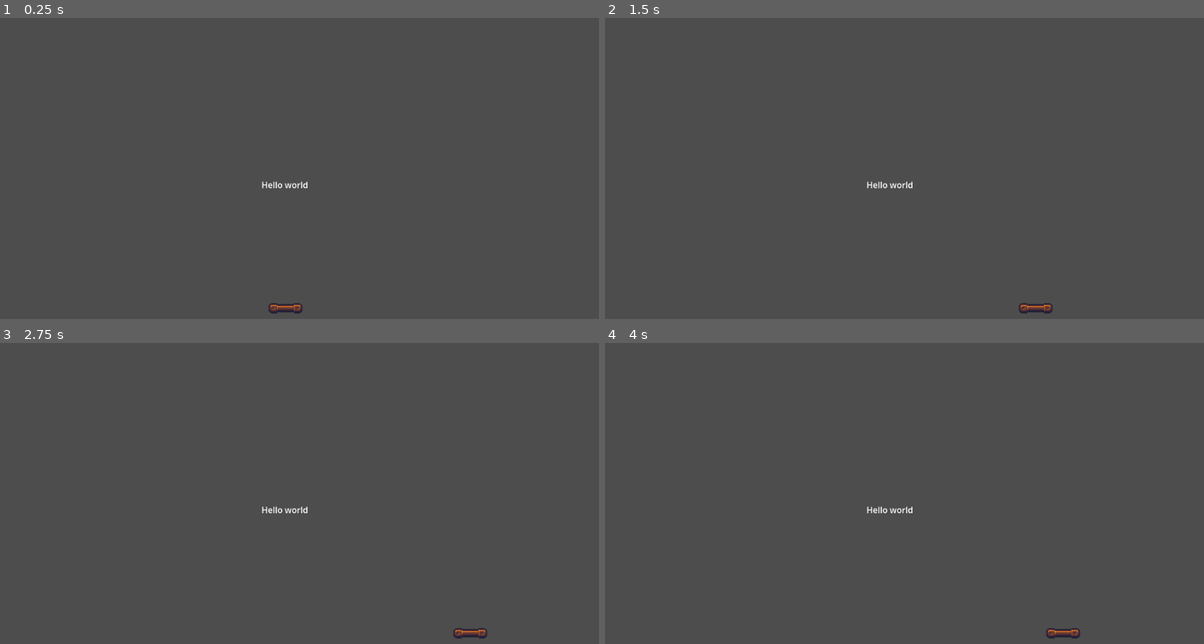
Above: before the commit, frames 1-4 (two rows, left to right).
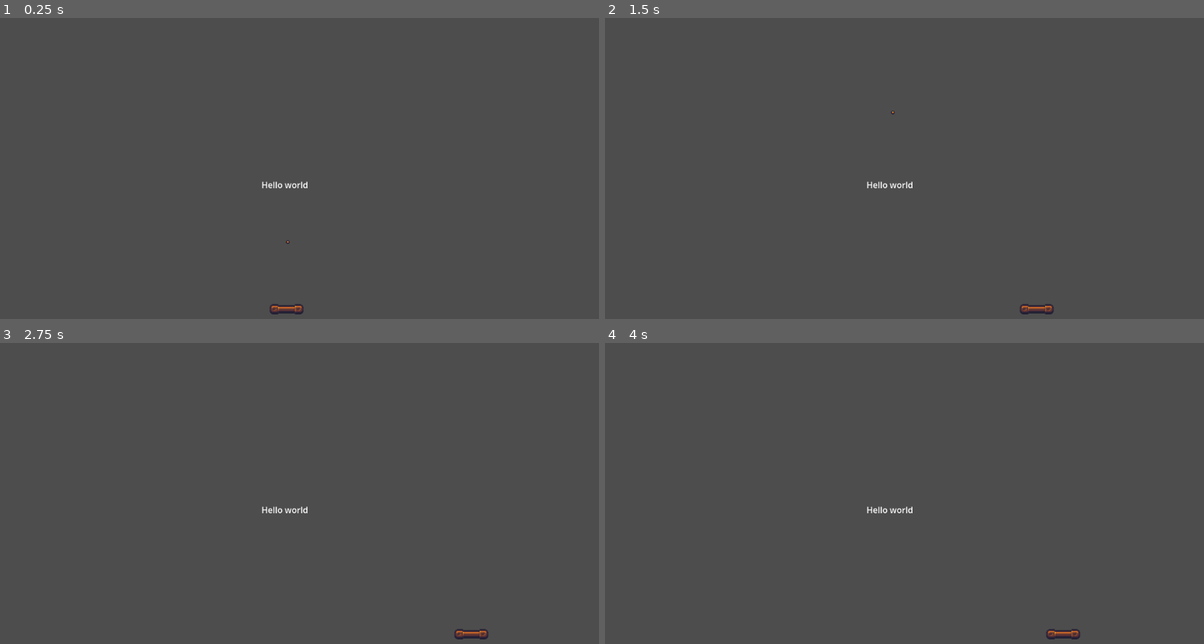
Above: after the commit, the same moments.

Repository: 34lks66/R5.A.06-Godot
Game: Godot game, scene res://casse-briques/main.tscn
The game is run twice, just before and just after one commit, with the same random seed, the same clock (stepped at 60 frames per second) and the same inputs.
Inputs:
- Up to frame 1 (0.25 s): no input
- Up to frame 2 (1.5 s): tap Enter at 0.5 s; hold Right (p1_right) 0.53-1.28 s; tap Space at 1.25 s; hold Left (p1_left) from 1.28 s (still down)
- Up to frame 3 (2.75 s): tap Enter at 2 s; release Left (p1_left) at 2.03 s; hold Right (p1_right) from 2.03 s (still down)
- Up to frame 4 (4 s): tap Space at 2.75 s; tap Enter at 3.5 s; release Right (p1_right) at 3.53 s; hold Left (p1_left) from 3.53 s (still down)

The runs differ from the first frame. In frame 1, 0.1% of the frame differs, in the area x 44-51%, y 73-99%; in frame 2, 0.1%, in the area x 47-75%, y 30-99%; in frame 3, 0.1%; in frame 4, 0.1%.

Commit message:
creation ball and physics

Diff:
--- /dev/null
+++ b/tp-casse-briques/balle/balle.gd
@@ -0,0 +1,14 @@
+extends RigidBody2D
+
+@export var vitesse_initiale: float = 400.0
+
+# Called when the node enters the scene tree for the first time.
+func _ready() -> void:
+	pass # Replace with function body.
+	linear_velocity = Vector2(0, vitesse_initiale)
+
+
+
+# Called every frame. 'delta' is the elapsed time since the previous frame.
+func _process(delta: float) -> void:
+	pass
--- /dev/null
+++ b/tp-casse-briques/balle/balle.tscn
@@ -0,0 +1,25 @@
+[gd_scene load_steps=4 format=3 uid="uid://do72u7vjlw4mt"]
+
+[ext_resource type="Texture2D" uid="uid://180s0dl13d5m" path="res://assets/breakout_pieces.png" id="1_eobpy"]
+
+[sub_resource type="PhysicsMaterial" id="PhysicsMaterial_eobpy"]
+friction = 0.0
+bounce = 1.0
+
+[sub_resource type="CircleShape2D" id="CircleShape2D_eobpy"]
+radius = 9.055386
+
+[node name="Balle" type="RigidBody2D"]
+physics_material_override = SubResource("PhysicsMaterial_eobpy")
+gravity_scale = 0.0
+
+[node name="Sprite2D" type="Sprite2D" parent="."]
+position = Vector2(551, 332)
+scale = Vector2(0.8695313, 0.83125)
+texture = ExtResource("1_eobpy")
+region_enabled = true
+region_rect = Rect2(101.78285, 134.39253, 8.689941, 10.269928)
+
+[node name="CollisionShape2D" type="CollisionShape2D" parent="."]
+position = Vector2(551, 332)
+shape = SubResource("CircleShape2D_eobpy")
--- a/tp-casse-briques/casse-briques/main.tscn
+++ b/tp-casse-briques/casse-briques/main.tscn
@@ -1,6 +1,8 @@
-[gd_scene load_steps=2 format=3 uid="uid://myobk58tnr1q"]
+[gd_scene load_steps=4 format=3 uid="uid://myobk58tnr1q"]
 
 [ext_resource type="PackedScene" uid="uid://b8gdrejq8m5an" path="res://raquette/raquette.tscn" id="1_jdc37"]
+[ext_resource type="PackedScene" uid="uid://do72u7vjlw4mt" path="res://balle/balle.tscn" id="2_jdc37"]
+[ext_resource type="Script" uid="uid://mof0k722q28i" path="res://balle/balle.gd" id="3_1sqh6"]
 
 [node name="Node2D" type="Node2D"]
 
@@ -12,3 +14,8 @@
 text = "Hello world"
 
 [node name="Raquette" parent="." instance=ExtResource("1_jdc37")]
+position = Vector2(2, 2)
+
+[node name="Balle" parent="." instance=ExtResource("2_jdc37")]
+position = Vector2(3, 1)
+script = ExtResource("3_1sqh6")
--- a/tp-casse-briques/raquette/raquette.tscn
+++ b/tp-casse-briques/raquette/raquette.tscn
@@ -1,7 +1,10 @@
-[gd_scene load_steps=3 format=3 uid="uid://b8gdrejq8m5an"]
+[gd_scene load_steps=4 format=3 uid="uid://b8gdrejq8m5an"]
 
 [ext_resource type="Script" uid="uid://c8xrwduguirl7" path="res://raquette/ControlJoueur.gd" id="1_8wwvb"]
 [ext_resource type="Texture2D" uid="uid://c8mlvn4i8vf3f" path="res://raquette/sin_raquette_a.tres" id="1_w6mu3"]
+
+[sub_resource type="RectangleShape2D" id="RectangleShape2D_8wwvb"]
+size = Vector2(78, 33)
 
 [node name="Raquette" type="CharacterBody2D"]
 script = ExtResource("1_8wwvb")
@@ -10,3 +13,7 @@
 position = Vector2(550, 550)
 scale = Vector2(1, 0.9814815)
 texture = ExtResource("1_w6mu3")
+
+[node name="CollisionShape2D" type="CollisionShape2D" parent="."]
+position = Vector2(550, 551.5)
+shape = SubResource("RectangleShape2D_8wwvb")
Not shown, added: tp-casse-briques/balle/balle.gd.uid
